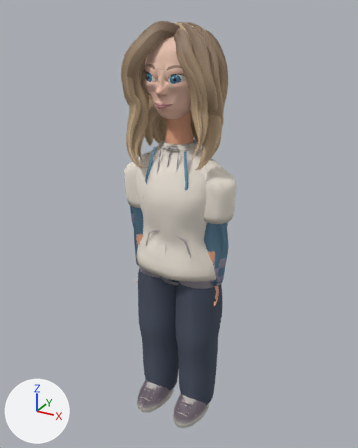
Before and after pictures for a commit that changed the Blender file art/characters/remake/alina.blend.
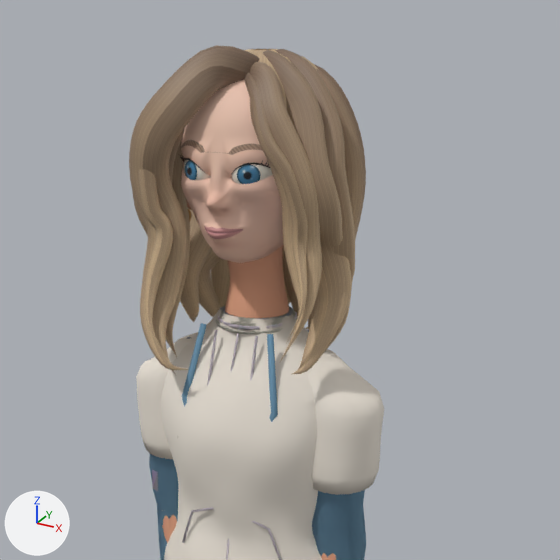
The first picture shows the older version from a camera (50 mm lens) standing at (1.033, -1.866, 1.985) and looking at (-0.008, 0.028, 1.039). The close-ups show the older and then the newer version on the part from 17% to 88% of the width and 0% to 57% of the height of that picture. Only the edits that show in the close-ups are written down. The axes (+X, +Y, +Z) are drawn at lower left. The lights are the same throughout.

Objects in the first close-up: 'Eyes', 'Forearms', 'Portrait and eyelids', 'Sculpted exposed skin', 'Sculpted hairstyle', 'Signature upper', 'lounge upper', 'summer upper' and 3 more.
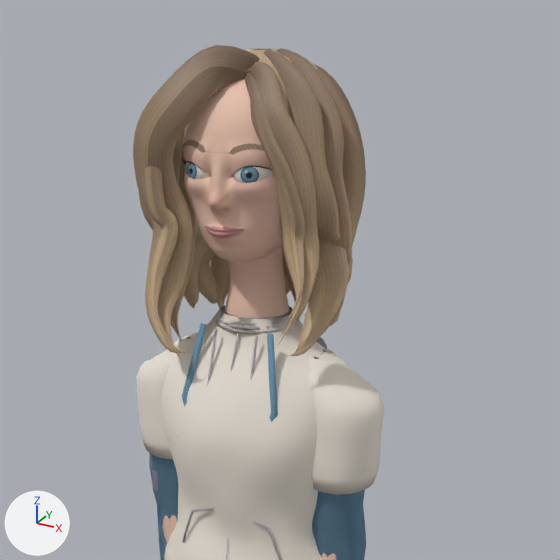
Where the change shows, as pixel boxes [x1, y1, x2, y2] in the close-ups (560 x 560 px; the box of a moved part takes in the faces that stretch with it):
'Sculpted hairstyle', reshaped: before [129, 45, 366, 375]; after [133, 45, 366, 357]
'Portrait and eyelids', reshaped: before [179, 80, 284, 263]; after [182, 79, 282, 263]
'Sculpted exposed skin', recoloured: [225, 246, 289, 318] in both
'Eyes', reshaped, recoloured (12% shorter): before [184, 160, 273, 184]; after [186, 162, 274, 183]
'Forearms', recoloured: [162, 515, 336, 560] in both
part 1 of me_portrait_and_eyelids, moved or reshaped: before [184, 158, 208, 175]; after [185, 161, 210, 175]
part 2 of me_portrait_and_eyelids, moved or reshaped: before [232, 163, 270, 173]; after [234, 165, 271, 173]
part 3 of me_portrait_and_eyelids, moved or reshaped: before [181, 134, 284, 263]; after [182, 134, 282, 263]
part 4 of me_eyes, moved or reshaped: before [184, 160, 211, 180]; after [186, 162, 211, 179]
part 5 of me_eyes, moved or reshaped: before [232, 164, 273, 184]; after [234, 167, 274, 183]
part 6 of me_eyes, moved or reshaped: before [237, 164, 260, 184]; after [240, 167, 259, 183]

The change, as a diff of the scene's bpy script:
```diff
--- a/art/characters/remake/alina.blend.py
+++ b/art/characters/remake/alina.blend.py
@@ me_portrait_and_eyelids @@
-me_portrait_and_eyelids.from_pydata(...)  # 9876 vertices, 8758 faces; spans x -0.133..0.133, y -0.163..0.152, z 1.551..1.901
+me_portrait_and_eyelids.from_pydata(...)  # 9876 vertices, 8758 faces; spans x -0.129..0.129, y -0.155..0.152, z 1.551..1.901
+# me_portrait_and_eyelids part 1: the loose piece of 168 vertices spanning x -0.098..-0.022, y -0.135..-0.085, z 1.716..1.746 is scaled about its middle by (0.958, 0.937, 0.764), then moved by (0.0, 0.003, -0.002)
+# me_portrait_and_eyelids part 2: the loose piece of 168 vertices spanning x 0.022..0.098, y -0.135..-0.085, z 1.716..1.746 is scaled about its middle by (0.958, 0.937, 0.764), then moved by (0.0, 0.003, -0.002)
+# me_portrait_and_eyelids part 3: 6925 of 9876 vertices moved; they spanned x -0.133..0.133, y -0.163..0.145, z 1.551..1.788 and now span x -0.129..0.129, y -0.155..0.145, z 1.551..1.788; mean shift (0.0, 0.002, 0.0); largest move (0.0, -0.137, 1.609) -> (0.0, -0.124, 1.609)
+# other edits to the shape of me_portrait_and_eyelids do not show in these pictures
 me_portrait_and_eyelids.materials.append(mat_complexion)
@@ me_eyes @@
-me_eyes.from_pydata(...)  # 3390 vertices, 3136 faces; spans x -0.098..0.098, y -0.135..-0.083, z 1.705..1.744
+me_eyes.from_pydata(...)  # 3390 vertices, 3136 faces; spans x -0.097..0.097, y -0.129..-0.081, z 1.709..1.739
+# me_eyes part 4: the loose piece of 735 vertices spanning x -0.098..-0.022, y -0.134..-0.083, z 1.709..1.744 is multiplied about its middle by the matrix ((0.961, 0.0, 0.0), (-0.022, 0.925, -0.042), (0.035, 0.034, 0.828)), then moved by (0.0, 0.003, -0.001)
+# me_eyes part 5: the loose piece of 735 vertices spanning x 0.022..0.098, y -0.134..-0.083, z 1.709..1.744 is multiplied about its middle by the matrix ((0.961, 0.0, 0.0), (0.022, 0.925, -0.042), (-0.035, 0.034, 0.828)), then moved by (0.0, 0.003, -0.001)
+# me_eyes part 6: the loose piece of 960 vertices spanning x 0.041..0.079, y -0.135..-0.117, z 1.705..1.743 is scaled about its middle by (0.791, 0.77, 0.791), then moved by (0.0, 0.004, 0.0)
+# me_eyes part 7: vertex colours changed
+# other edits to the shape of me_eyes do not show in these pictures
 me_eyes.materials.append(mat_eyes)
@@ me_sculpted_exposed_skin @@
 me_sculpted_exposed_skin.from_pydata(...)  # 4661 vertices, 4328 faces; spans x -0.223..0.223, y -0.059..0.078, z 0.665..1.722
+# me_sculpted_exposed_skin part 8: vertex colours changed
 me_sculpted_exposed_skin.materials.append(mat_skin_and_trim_002)
@@ me_sculpted_hairstyle @@
-me_sculpted_hairstyle.from_pydata(...)  # 12208 vertices, 11144 faces; spans x -0.225..0.225, y -0.166..0.191, z 1.328..1.934
+me_sculpted_hairstyle.from_pydata(...)  # 12208 vertices, 11144 faces; spans x -0.214..0.215, y -0.159..0.19, z 1.363..1.934
+# me_sculpted_hairstyle part 9: 9798 of 12208 vertices moved; they spanned x -0.225..0.225, y -0.166..0.191, z 1.328..1.934 and now span x -0.214..0.215, y -0.159..0.19, z 1.363..1.934; mean shift (0.0, 0.002, 0.011); largest move (-0.112, -0.115, 1.328) -> (-0.105, -0.109, 1.364)
 me_sculpted_hairstyle.materials.append(mat_hair_pigment)
@@ me_forearms @@
 me_forearms.from_pydata(...)  # 1440 vertices, 1396 faces; spans x -0.239..0.239, y -0.041..0.049, z 0.774..1.213
+# me_forearms part 10: vertex colours changed
 me_forearms.materials.append(mat_skin_and_trim_forearms)
```
